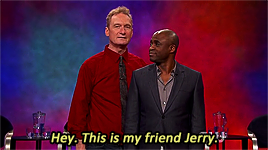
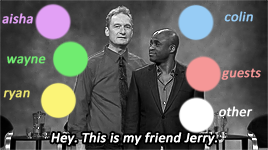
The second 268x150 image is a revision of the first. Changes to its layers:
added group "Group 1" with 7 layers above "Black & White 1" over [2, 3, 261, 134]
added layer "colin" in group "Group 1" over [224, 11, 253, 22]
added layer "guests" in group "Group 1" over [221, 68, 261, 80]
added layer "other" in group "Group 1" over [219, 106, 253, 117]
added layer "palletee" in group "Group 1" over [34, 3, 222, 134]
added layer "ryan" in group "Group 1" over [3, 90, 30, 100]
added layer "wayne" in group "Group 1" over [7, 56, 46, 66]
added layer "pallette" in group "Group 1" over [2, 13, 33, 24]
